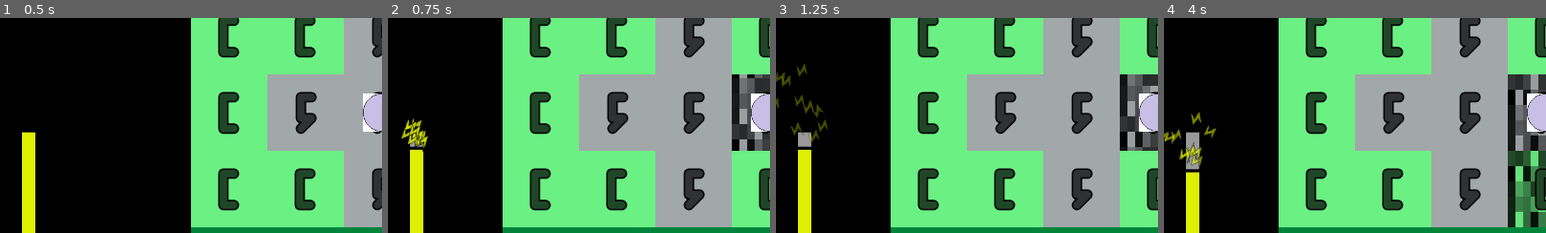
Above: before the commit, frames 1-4 (left to right).
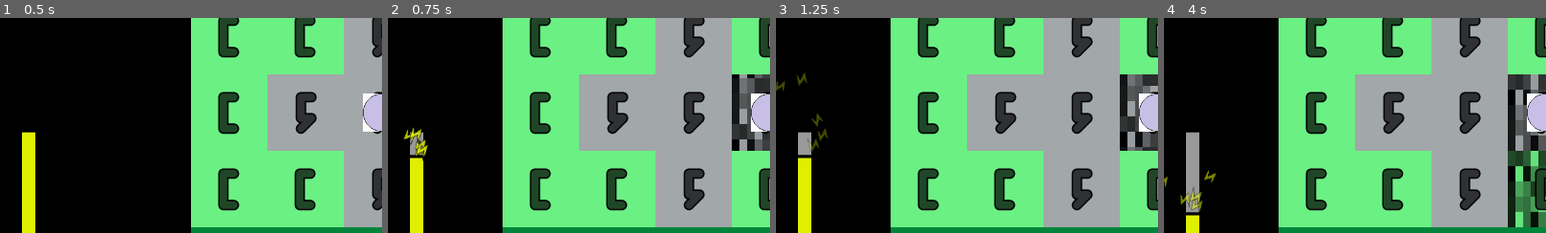
Above: after the commit, the same moments.

Repository: SamBumgardner/from-the-mountain
Game: Godot game, scene res://gameplay/gameplay.tscn
Same seed, same stepped clock (60 frames per second), same inputs: the game is played once before the commit and once after it.
Inputs:
- Up to frame 1 (0.5 s): no input
- Up to frame 2 (0.75 s): tap Enter at 0.5 s; hold Right (player_right) from 0.53 s (still down); hold Space (player_interact) from 0.53 s (still down)
- Up to frame 3 (1.25 s): keep holding Right (player_right); keep holding Space (player_interact)
- Up to frame 4 (4 s): release Right (player_right) at 1.28 s; release Space (player_interact) at 1.28 s; hold S (player_down) 1.28-2.03 s; tap Space (player_interact) at 1.35, 2.85 s; hold Right (player_right) 2.03-2.78 s; hold Space (player_interact) 2.03-2.78 s; hold Up (player_up) 2.78-3.53 s; hold A (player_left) from 3.53 s (still down); hold Space (player_interact) from 3.53 s (still down)
The pictures show only the part of the screen within x 0-50%, y 28-78%; the shares and areas given below are measured in that part.

Frame 1 is identical in both runs. In frame 2, 0.8% of the frame differs, in the area x 3-11%, y 46-67%; in frame 3, 1.1%; in frame 4, 1.6%, in the area x 0-14%, y 43-92%.

Commit message:
basic harvest implementation

Diff:
--- a/map/Tile.gd
+++ b/map/Tile.gd
@@ -4,6 +4,8 @@
 @export var amount_remaining : float = 1
 @export var tile_text : String = ""
 @export var movement_in_cost : float = 20.0
+@export var harvest_cost : float = 5.0
+@export var resource_yield : Array[int] = [0, 0, 0]
 
 func _ready():
 	material = material.duplicate()
@@ -22,8 +24,16 @@
 func can_harvest() -> bool:
 	return amount_remaining > 0
 
-func harvest() -> float:
+func harvest() -> Array[Inventory.InvResource]:
 	# should return something more complex in the future - inner class for harvest reward?
 	var harvested_amount = amount_remaining
 	set_remaining(0)
-	return harvested_amount
+
+	var harvest_results:Array[Inventory.InvResource] = []
+	for i in resource_yield.size():
+		var harvest_result = Inventory.InvResource.new()
+		harvest_result.type = i
+		harvest_result.amount = resource_yield[i]
+		harvest_results.append(harvest_result)
+
+	return harvest_results
--- a/map/WorldMap.gd
+++ b/map/WorldMap.gd
@@ -10,7 +10,6 @@
 	else:
 		return null
 
-
 func _on_child_entered_tree(child):
 	var child_coord: Vector2i = local_to_map(to_local(child.global_position))
 	set_cell(0, child_coord, 0, Vector2i.ZERO, child.get_index())
--- a/map/tile_variants/ForestTile.tscn
+++ b/map/tile_variants/ForestTile.tscn
@@ -7,3 +7,4 @@
 color = Color(0, 0.521569, 0.227451, 1)
 tile_text = "f"
 movement_in_cost = 5.0
+resource_yield = Array[int]([1, 0, 0])
--- a/map/tile_variants/MeadowTile.tscn
+++ b/map/tile_variants/MeadowTile.tscn
@@ -7,3 +7,4 @@
 color = Color(0.419608, 0.941176, 0.517647, 1)
 tile_text = "m"
 movement_in_cost = 1.0
+resource_yield = Array[int]([0, 0, 1])
--- a/map/tile_variants/MountainTile.tscn
+++ b/map/tile_variants/MountainTile.tscn
@@ -7,3 +7,4 @@
 color = Color(0.635294, 0.654902, 0.666667, 1)
 tile_text = "P"
 movement_in_cost = 10.0
+resource_yield = Array[int]([0, 1, 0])
--- /dev/null
+++ b/player/Inventory.gd
@@ -0,0 +1,20 @@
+class_name Inventory extends RefCounted
+
+signal resource_count_updated(resource_changes:Array[InvResource])
+
+var resource_array:Array[int] = [0,0,0]
+
+enum {WOOD, STONE, FOOD}
+
+func update_resource_count(resource_changes: Array[InvResource]):
+	for change in resource_changes:
+		resource_array[change.type] += change.amount
+
+	resource_count_updated.emit(resource_array)
+
+func get_resource_amounts():
+	return resource_array
+
+class InvResource:
+	var type:int
+	var amount:int
--- a/player/Player.gd
+++ b/player/Player.gd
@@ -17,9 +17,10 @@
 
 var _game_ending : bool = false
 
+var inventory : Inventory = Inventory.new()
+
 func _ready():
 	current_coords = world_map.local_to_map(world_map.to_local(global_position))
-	pass
 
 func restart():
 	_game_ending = false
@@ -43,18 +44,28 @@
 			current_coords = current_coords + distance
 			#resolve any additional results of moving into tile.
 
-		if current_energy <= 0 and not _game_ending:
-			print("character is exhuasted! Start end-of-game process now")
-			start_end_of_game_sequence.emit("energy")
-			$GameEndDelay.start()
-			_game_ending = true
+		_check_end_of_game()
 
 func harvest():
-	if current_tile != null && current_tile.can_harvest:
-		var harvest_results = current_tile.harvest()
-		print(harvest_results)
+	if current_tile == null:
+		current_tile = world_map.get_tile(current_coords)
+	if current_tile.can_harvest:
+		var harvest_results:Array[Inventory.InvResource] = current_tile.harvest()
+		inventory.update_resource_count(harvest_results)
+		print(inventory.get_resource_amounts())
+
+		current_energy -= current_tile.harvest_cost
+
+		_check_end_of_game()
 	else:
 		pass # play meep-merp sound
+
+func _check_end_of_game():
+	if current_energy <= 0 and not _game_ending:
+		print("character is exhuasted! Start end-of-game process now")
+		start_end_of_game_sequence.emit("energy")
+		$GameEndDelay.start()
+		_game_ending = true
 
 func _input(event):
 	if !_game_ending:
